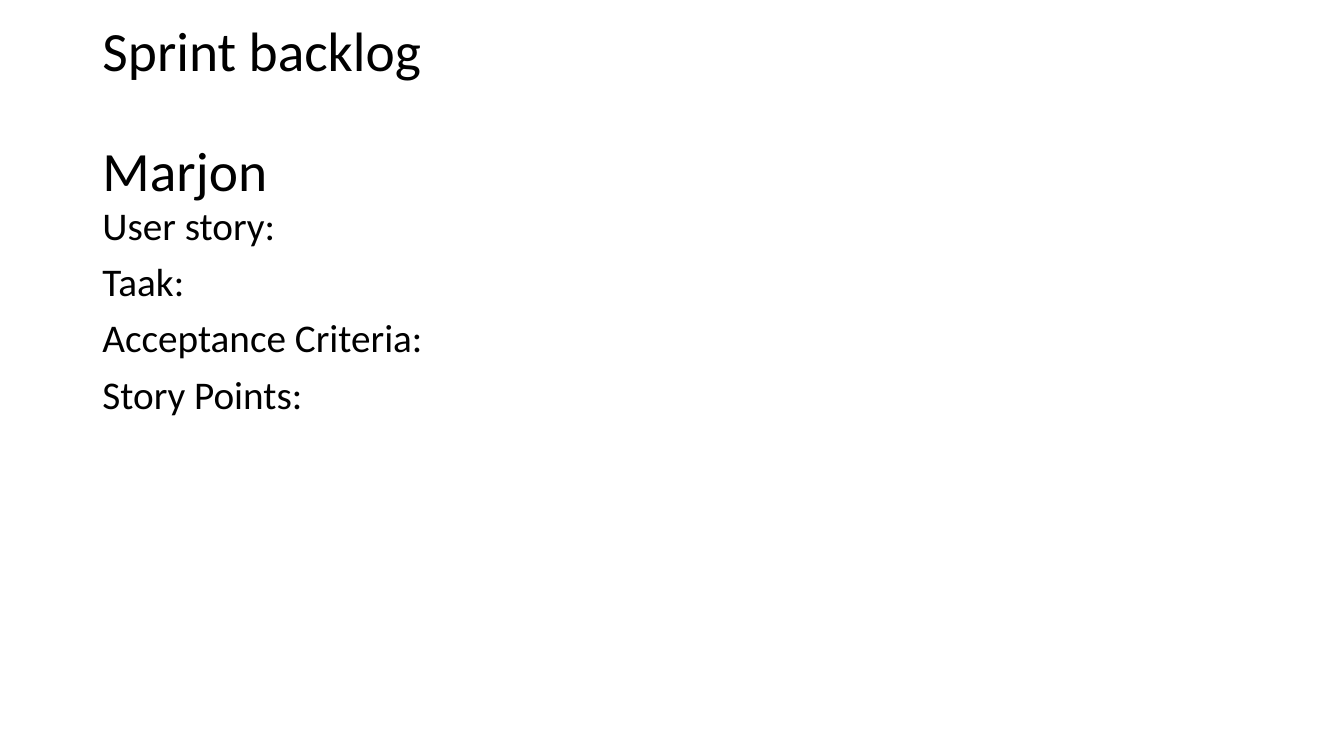
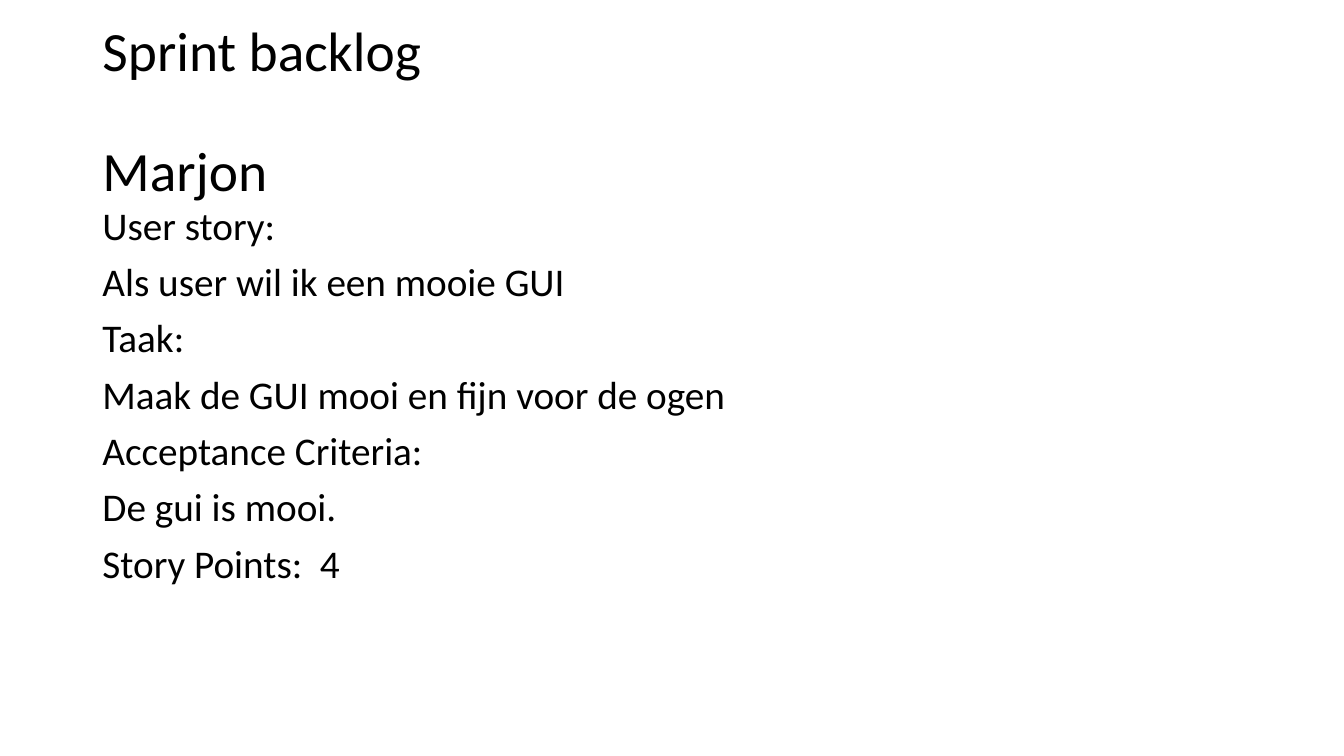
Before and after one commit to Sinjablo/Git-TINPRJ03-34, a slide deck: slide 7 of Presentaties/PresentatieSprint5.pptx. Drawn at 1344x756 pixels with LibreOffice and Linux fonts; fonts in the diff are those of the drawing. Boxes give left, top, right and bottom in pixels: in the first picture for what was removed or moved away, otherwise in the second. Text is boxed around its words. In the diff, an @@ line names an element or a change of style, - is before the commit and + after.

```diff
--- a/Presentaties/PresentatieSprint5.pptx
+++ b/Presentaties/PresentatieSprint5.pptx
@@ text at box(102, 268, 565, 297): paragraph added @@
+Als user wil ik een mooie GUI
@@ text at box(102, 381, 725, 416): paragraph added @@
+Maak de GUI mooi en fijn voor de ogen
@@ text at box(102, 494, 340, 585): text changed @@
-Story Points:
+De gui is mooi.
+Story Points: 4
```
Also in this commit, not shown: 3 other slides changed.
